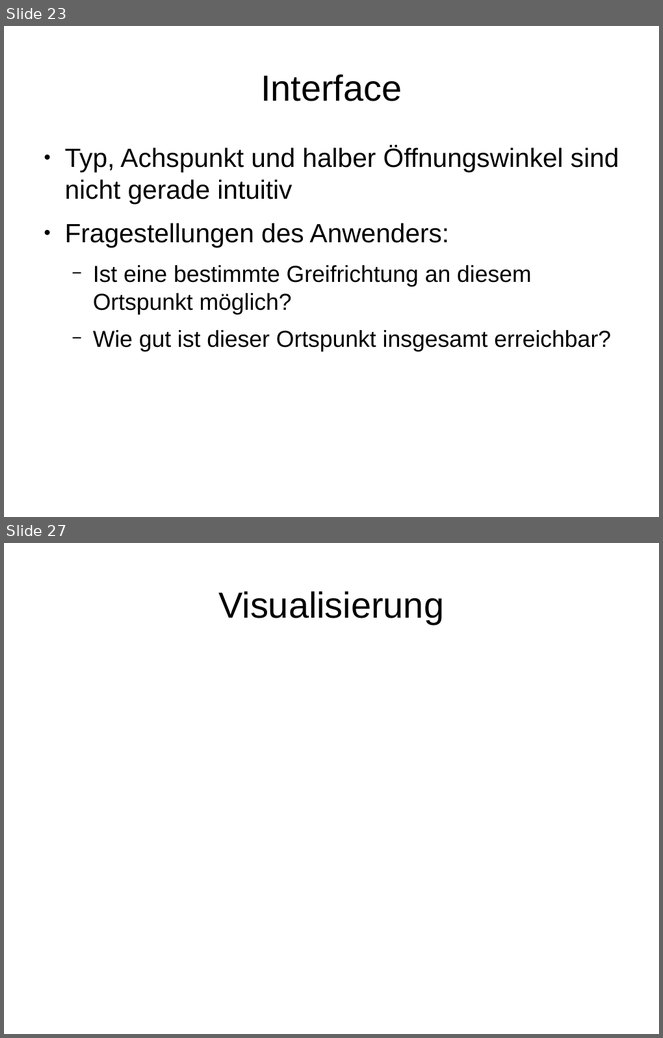
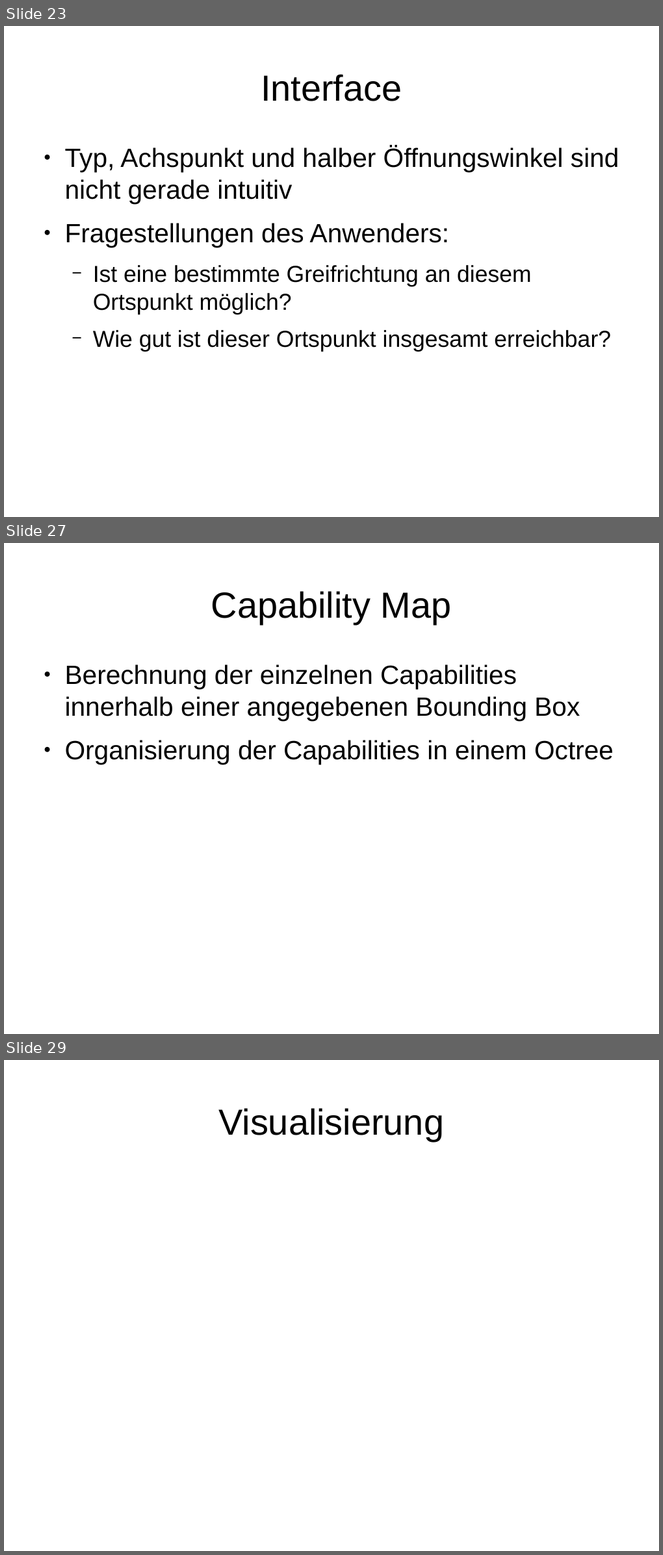
Before and after one commit to JochenKempfle/capability_map, a slide deck: Bachelorarbeit/Präsentation.odp. Shown one above the other, each under a label of ours: slides 23 and 27 before the commit, slides 23, 27 and 29 after it; the slides between them are not shown. The pictures are 663x1038 and 663x1555 pixels, drawn with LibreOffice and Linux fonts; fonts in the diff are those of the drawing. Boxes give left, top, right and bottom in pixels: in the first picture for what was removed or moved away, otherwise in the second. Text is boxed around its words. In the diff, an @@ line names an element or a change of style, - is before the commit and + after.

```diff
--- a/Bachelorarbeit/Präsentation.odp
+++ b/Bachelorarbeit/Präsentation.odp
@@ slide 27 added at <box>4,543,659,1034</box>, background #FFFFFF @@
@@ title added at <box>211,591,452,624</box>, 44 pt, text #000000 @@
+Capability Map
@@ text added at <box>65,665,614,764</box>, 32 pt, text #000000 @@
+● Berechnung der einzelnen Capabilities innerhalb einer angegebenen Bounding Box
+● Organisierung der Capabilities in einem Octree
@@ what was slide 27 is now slide 29 @@
```
Also in this commit, not shown: 4 slides changed, 4 other slides added, 3 slides removed.
